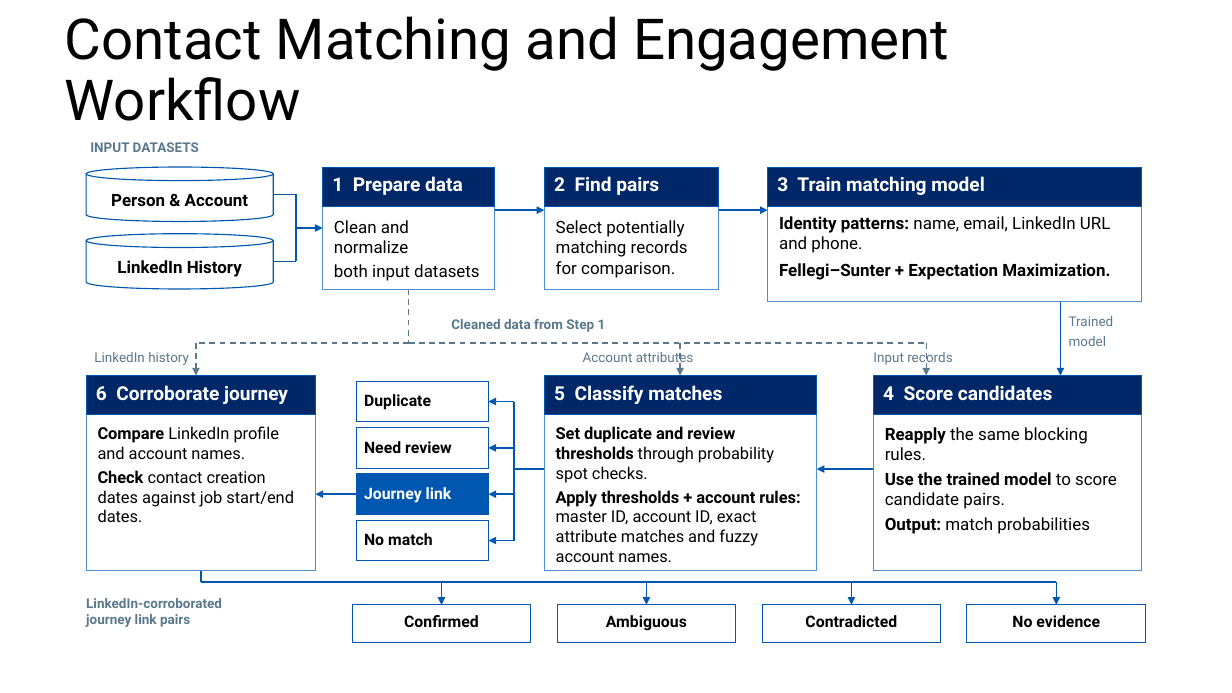
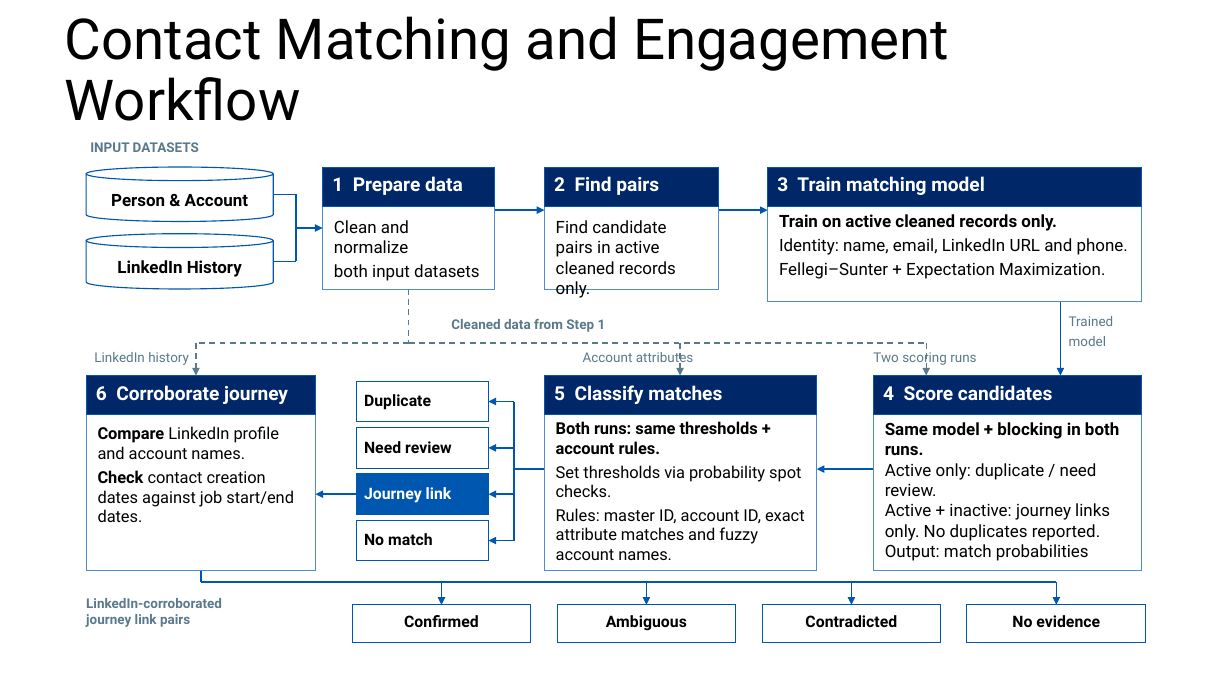
Before and after one commit to vidyasagarsvn/standalone-scripts, a slide deck: slide 5 of test.pptx. Drawn at 1232x693 pixels with LibreOffice and Linux fonts; fonts in the diff are those of the drawing. Boxes give left, top, right and bottom in pixels: in the first picture for what was removed or moved away, otherwise in the second. Text is boxed around its words. In the diff, an @@ line names an element or a change of style, - is before the commit and + after.

```diff
--- a/test.pptx
+++ b/test.pptx
@@ text at [556,220,676,298]: text changed @@
-Select potentially matching records for comparison.
+Find candidate pairs in active cleaned records only.
@@ text at [779,214,1128,255]: text changed @@
-Identity patterns: name, email, LinkedIn URL and phone.
+Train on active cleaned records only.
+Identity: name, email, LinkedIn URL and phone.
@@ text at [779,262,1105,279]: bold off in "Fellegi–Sunter + Expectation Maximization." @@
@@ text at [873,352,976,366]: text changed @@
-Input records
+Two scoring runs
@@ text at [556,421,805,560]: text changed @@
-Set duplicate and review thresholds through probability spot checks.
-Apply thresholds + account rules: master ID, account ID, exact attribute matches and fuzzy account names.
+Both runs: same thresholds + account rules.
+Set thresholds via probability spot checks.
+Rules: master ID, account ID, exact attribute matches and fuzzy account names.
@@ text at [885,422,1119,541]: text changed @@
-Reapply the same blocking rules.
-Use the trained model to score candidate pairs.
+Same model + blocking in both runs.
+Active only: duplicate / need review.
+Active + inactive: journey links only. No duplicates reported.
@@ text at [885,544,1089,561]: bold off in "Output:"; less space between paragraphs @@
```
Also in this commit, not shown: 2 other slides changed, 1 slide added.
